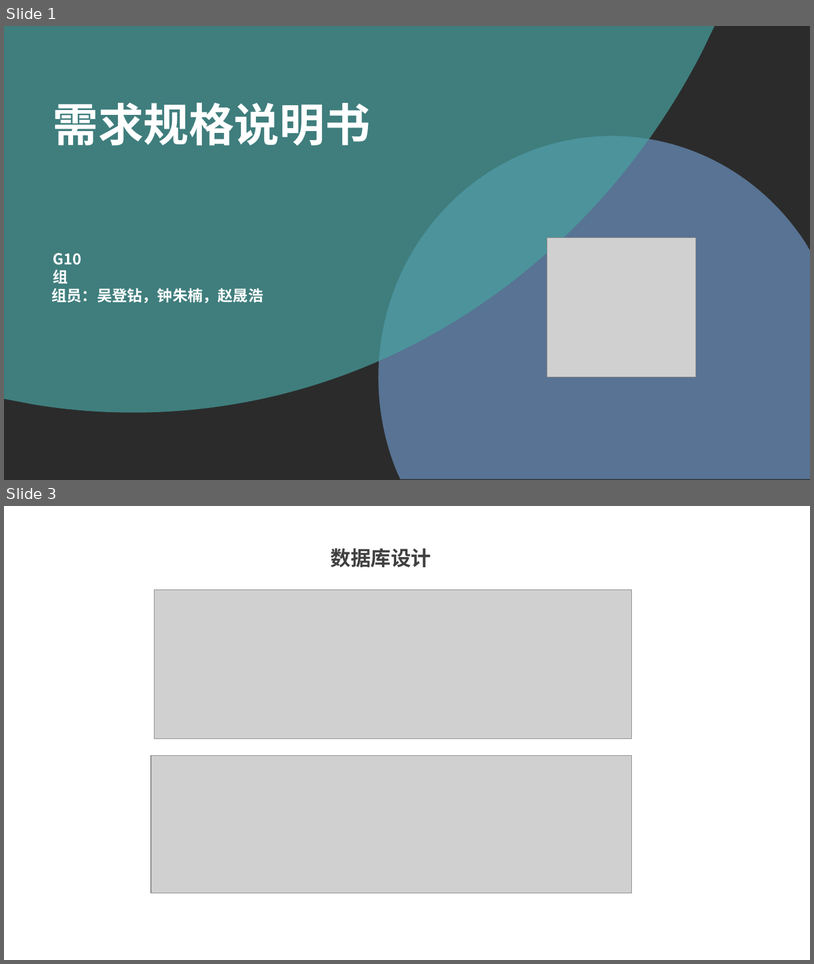
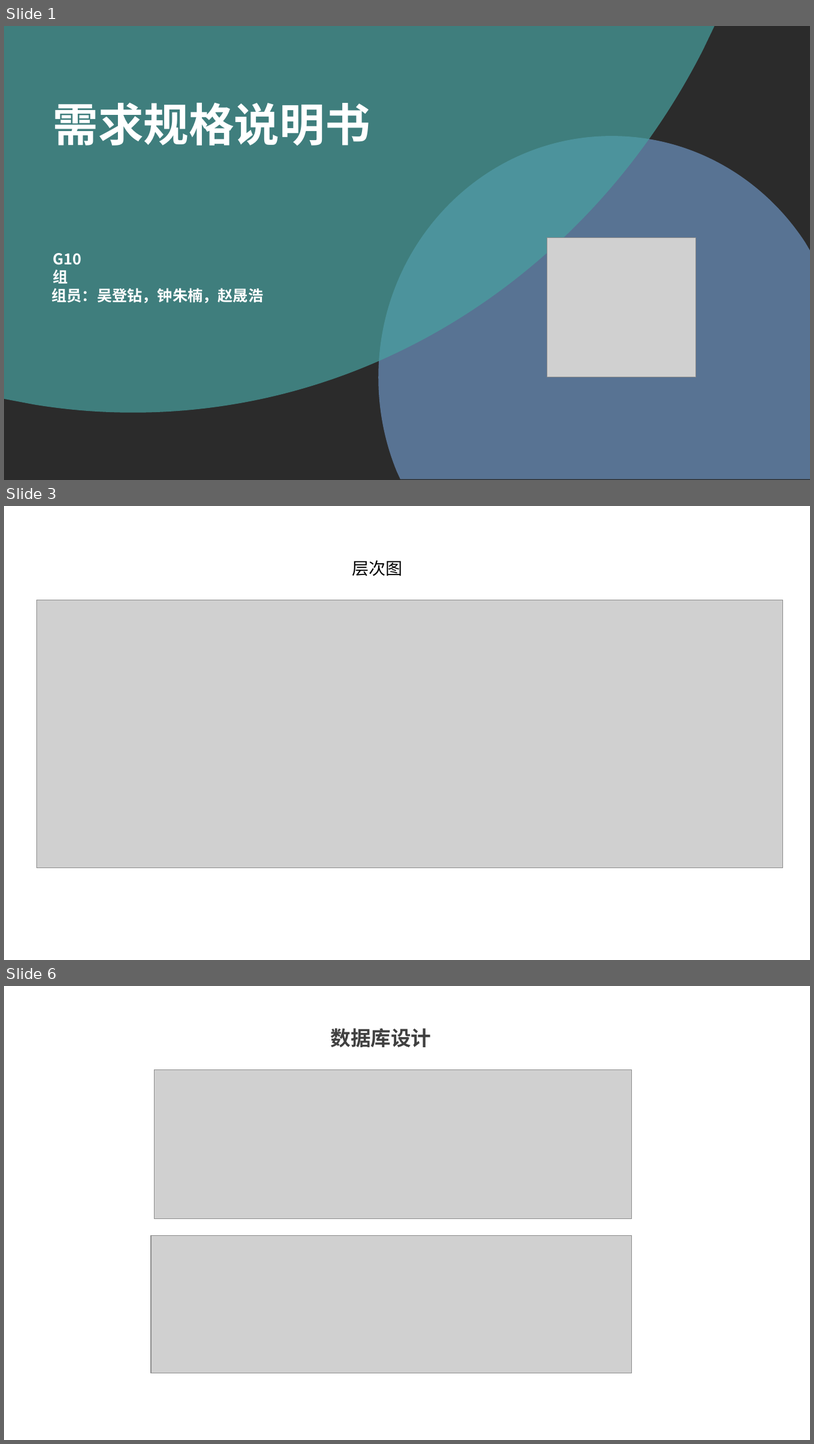
Before and after one commit to wo-ay/G10, a slide deck: 项目文档/文档与ppt/G10详细设计PPT.pptx. Shown one above the other, each under a label of ours: slides 1 and 3 before the commit, slides 1, 3 and 6 after it; the slides between them are not shown. The pictures are 814x964 and 814x1444 pixels, drawn with LibreOffice and Linux fonts; fonts in the diff are those of the drawing; grey boxes stand for pictures; background and template pictures are left out; a plain dark background stands for a picture behind light text. Boxes give left, top, right and bottom in pixels: in the first picture for what was removed or moved away, otherwise in the second. Text is boxed around its words. In the diff, an @@ line names an element or a change of style, - is before the commit and + after.

```diff
--- a/项目文档/文档与ppt/G10详细设计PPT.pptx
+++ b/项目文档/文档与ppt/G10详细设计PPT.pptx
@@ slide 3 added at (4,506,810,960), background picture (left out) @@
@@ text added at (352,560,402,576), 20 pt, text #000000 @@
+层次图
@@ picture added at (36,600,783,867) @@
@@ what was slide 3 is now slide 6 @@
```
Also in this commit, not shown: 3 slides changed, 2 other slides added, 2 other files.
